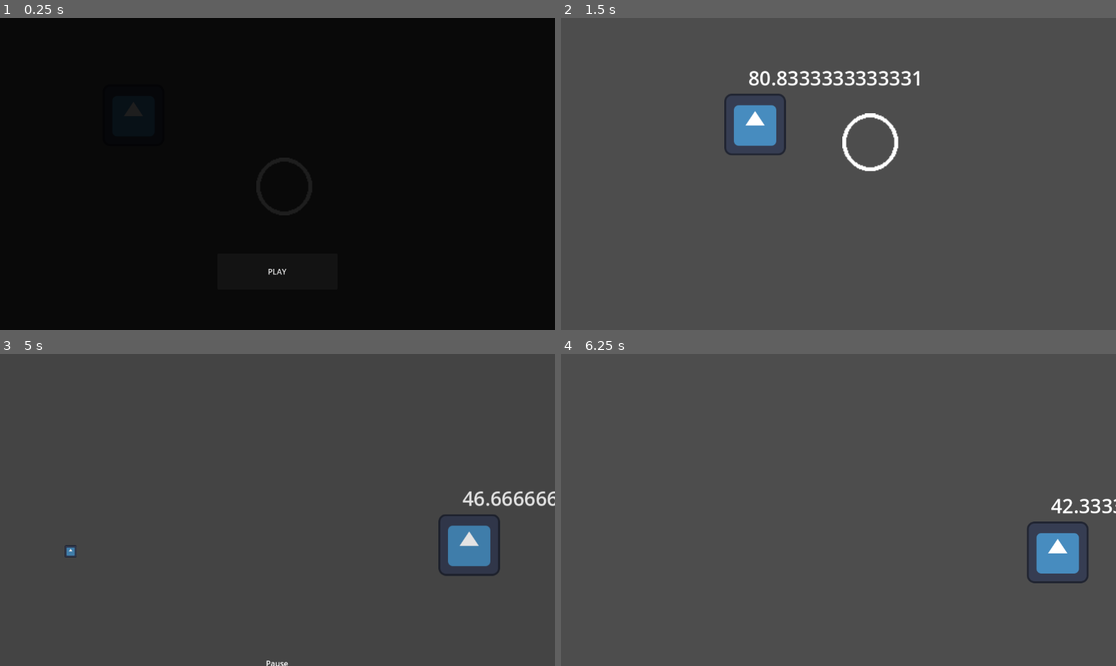
Above: before the commit, frames 1-4 (two rows, left to right).
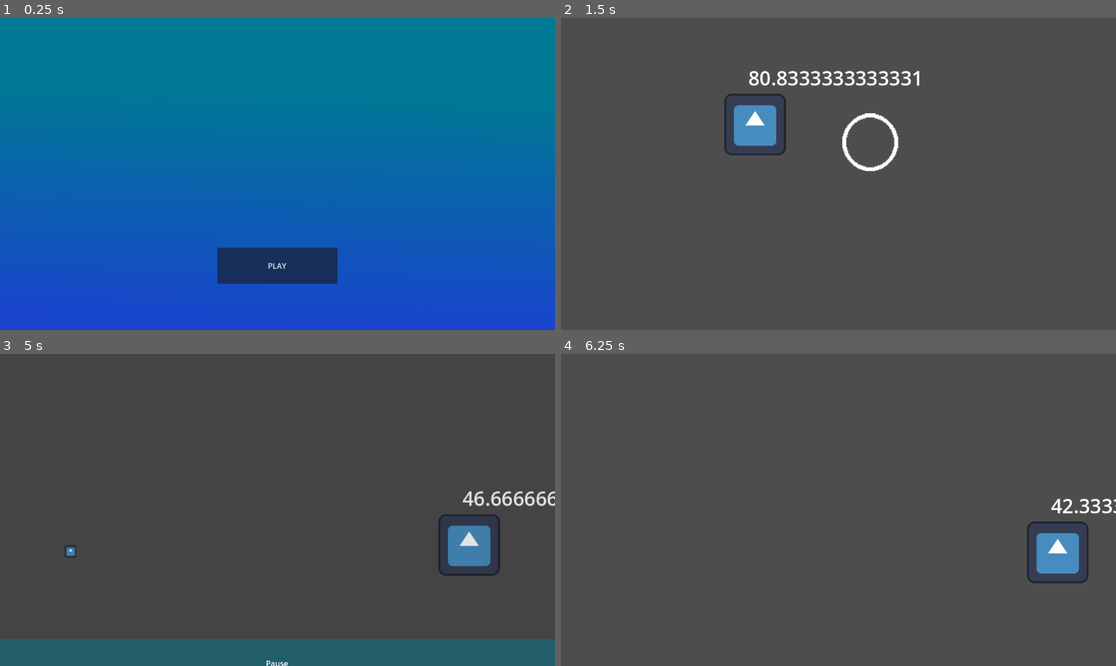
Above: after the commit, the same moments.

Repository: Ninesliced/globalgamejam2025
Game: Godot game, scene res://scenes/main.tscn
Two runs of this game, one before a commit and one after it. Both use one fixed random seed, a clock stepped at 60 frames per second and the inputs below. The engine's default icon, where the game draws it, is replaced by a stand-in: a white triangle on a blue panel in a dark square.
Inputs (mouse positions are in pixels of both pictures, inside the frame that each line leads up to):
- Up to frame 1 (0.25 s): no input
- Up to frame 2 (1.5 s): click "PLAY" at 0.5 s; tap Enter (ui_accept) at 1.25 s; move the mouse to (960, 158) at 1.27 s; hold D (right) from 1.28 s (still down); right-click (960, 158) at 1.35 s
- Up to frame 3 (5 s): tap Enter (ui_accept) at 1.52, 2.27, 3.77, 4.52 s; move the mouse to (166, 525) at 2.02 s; click (166, 525) at 2.1 s; move the mouse to (333, 441) at 2.77 s; release D (right) at 2.78 s; hold A (left) 2.78-3.53 s; right-click (333, 441) at 2.85 s; move the mouse to (249, 572) at 3.52 s; hold D (right) from 3.53 s (still down); click (249, 572) at 3.6 s; move the mouse to (444, 556) at 4.27 s; right-click (444, 556) at 4.35 s; tap Escape (pause) at 4.9 s
- Up to frame 4 (6.25 s): move the mouse to (672, 463) at 5.02 s; release D (right) at 5.03 s; hold A (left) 5.03-5.75 s; click (672, 463) at 5.1 s; tap Enter (ui_accept) at 5.27 s; click "RESUME" at 5.75 s

The runs differ from the first frame. In frame 1, 100% of the frame differs, in the area x 0-100%, y 0-100%; in frame 2, nothing differs; in frame 3, 8.7%; in frame 4, nothing differs.

Commit message:
[ADD] background on menu

Diff:
--- a/scenes/ui/menu/main_menu.tscn
+++ b/scenes/ui/menu/main_menu.tscn
@@ -1,6 +1,7 @@
-[gd_scene load_steps=2 format=3 uid="uid://tmy5pmuxhk1t"]
+[gd_scene load_steps=3 format=3 uid="uid://tmy5pmuxhk1t"]
 
 [ext_resource type="Script" path="res://scenes/ui/menu/main_menu.gd" id="1_3dxpn"]
+[ext_resource type="Texture2D" uid="uid://wubb1uaw4w3b" path="res://assets/images/menu_backgrounds/main_background.png" id="2_ov17n"]
 
 [node name="MainMenu" type="Control"]
 layout_mode = 3
@@ -10,6 +11,12 @@
 grow_horizontal = 2
 grow_vertical = 2
 script = ExtResource("1_3dxpn")
+
+[node name="TextureRect" type="TextureRect" parent="."]
+layout_mode = 2
+offset_right = 1152.0
+offset_bottom = 648.0
+texture = ExtResource("2_ov17n")
 
 [node name="VBoxContainer" type="VBoxContainer" parent="."]
 layout_mode = 1
--- a/scenes/ui/menu/menu_manager.gd
+++ b/scenes/ui/menu/menu_manager.gd
@@ -22,7 +22,7 @@
 
 
 func _ready():
-	set_menu("MainMenu")
+	set_menu("MainMenu", true, false, true)
 	pass
 
 @export var texture: Texture:
@@ -56,21 +56,22 @@
 	get_tree().set_pause(false)
 
 
-func set_menu(menu_name: String, add_to_stack: bool = true, animation_direction_right = true):
+func set_menu(menu_name: String, add_to_stack: bool = true, animation_direction_right = true, no_animation = false):
 	var menu: Control = get_node_or_null("Menus/" + str(menu_name))
 	if not menu:
 		printerr("Menu not found: " + menu_name)
 		return
 
-	set_menu_by_node(menu, add_to_stack, animation_direction_right)
+	set_menu_by_node(menu, add_to_stack, animation_direction_right, no_animation)
 
 
-func set_menu_by_node(menu: Control, add_to_stack = true, animation_direction_right = true):
+func set_menu_by_node(menu: Control, add_to_stack = true, animation_direction_right = true, no_animation = false):
 	if not menu:
 		return
 
 	# AudioServer.set_bus_effect_enabled(_music_bus_index, 0, true)
-	_animate_background(Color.WHITE, DEFAULT_BLUR_VALUE)
+	if not no_animation:
+		_animate_background(Color.WHITE, DEFAULT_BLUR_VALUE)
 
 	show()
 	get_tree().set_pause(true)
@@ -82,12 +83,13 @@
 	var viewport_width = get_viewport().get_visible_rect().size.x
 	var viewport_height = get_viewport().get_visible_rect().size.y
 	var animation_sign = 1 if animation_direction_right else -1
-	if current_menu:
+	if current_menu and not no_animation:
 		_animate_menu(current_menu, Vector2.ZERO, Vector2(0, -viewport_height * animation_sign), true)
 
 	menu.show()
 	menu.menu_set.emit()
-	_animate_menu(menu, Vector2(0, animation_sign * viewport_height), Vector2(0, 0))
+	if not no_animation:
+		_animate_menu(menu, Vector2(0, animation_sign * viewport_height), Vector2(0, 0))
 
 	current_menu = menu
 	if add_to_stack:
--- a/scenes/ui/menu/pause_menu.tscn
+++ b/scenes/ui/menu/pause_menu.tscn
@@ -1,6 +1,7 @@
-[gd_scene load_steps=2 format=3 uid="uid://b64p3bg6pqutj"]
+[gd_scene load_steps=3 format=3 uid="uid://b64p3bg6pqutj"]
 
 [ext_resource type="Script" path="res://scenes/ui/menu/pause_menu.gd" id="1_cjlbg"]
+[ext_resource type="Texture2D" uid="uid://wubb1uaw4w3b" path="res://assets/images/menu_backgrounds/main_background.png" id="2_gntxt"]
 
 [node name="PauseMenu" type="Control"]
 layout_mode = 3
@@ -10,6 +11,13 @@
 grow_horizontal = 2
 grow_vertical = 2
 script = ExtResource("1_cjlbg")
+
+[node name="TextureRect" type="TextureRect" parent="."]
+modulate = Color(1, 1, 1, 0.486275)
+layout_mode = 0
+offset_right = 1152.0
+offset_bottom = 648.0
+texture = ExtResource("2_gntxt")
 
 [node name="VBoxContainer" type="VBoxContainer" parent="."]
 layout_mode = 1
Binary file added: assets/images/menu_backgrounds/main_background.png
Not shown, added: assets/images/menu_backgrounds/main_background.png.import
